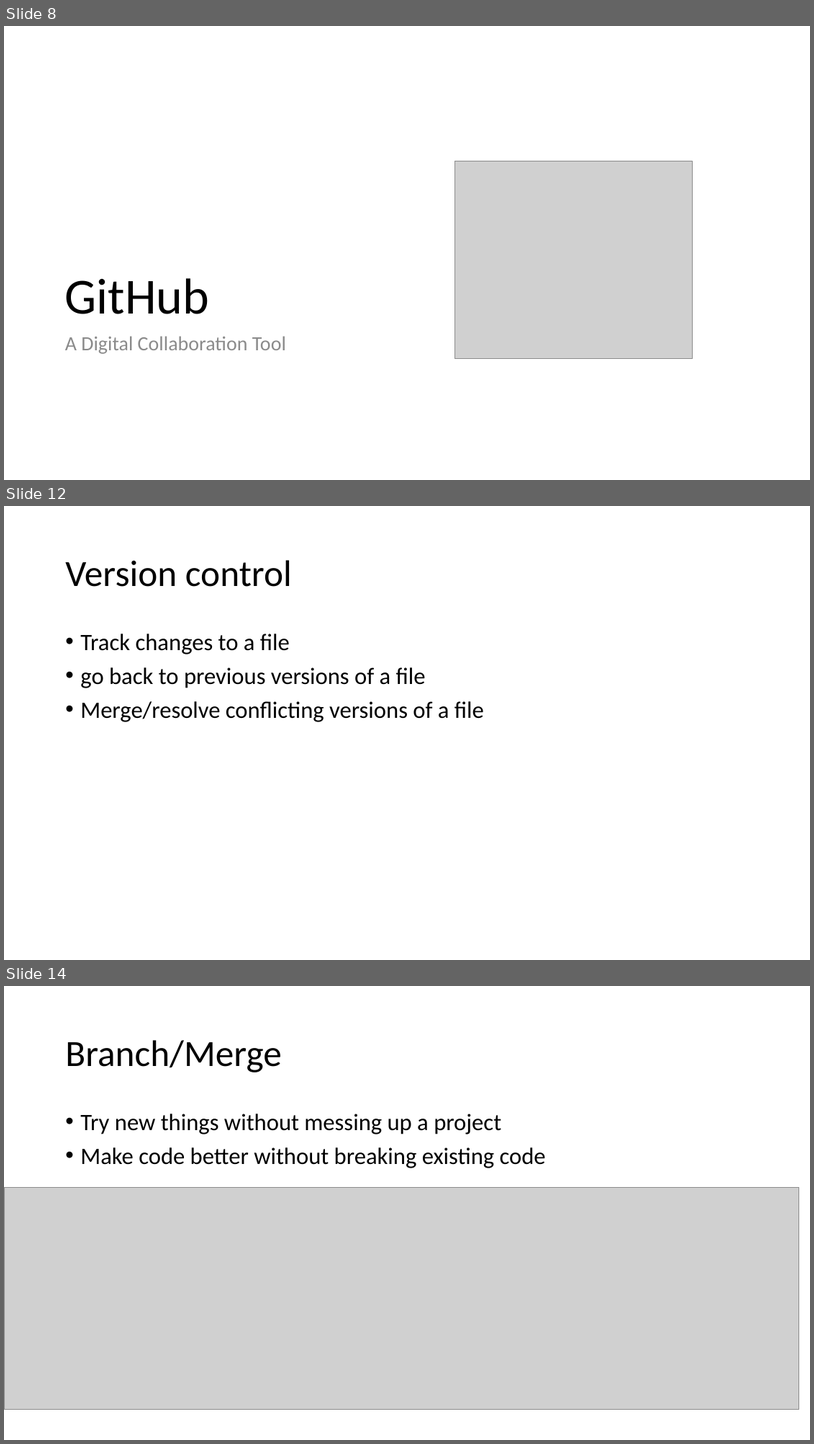
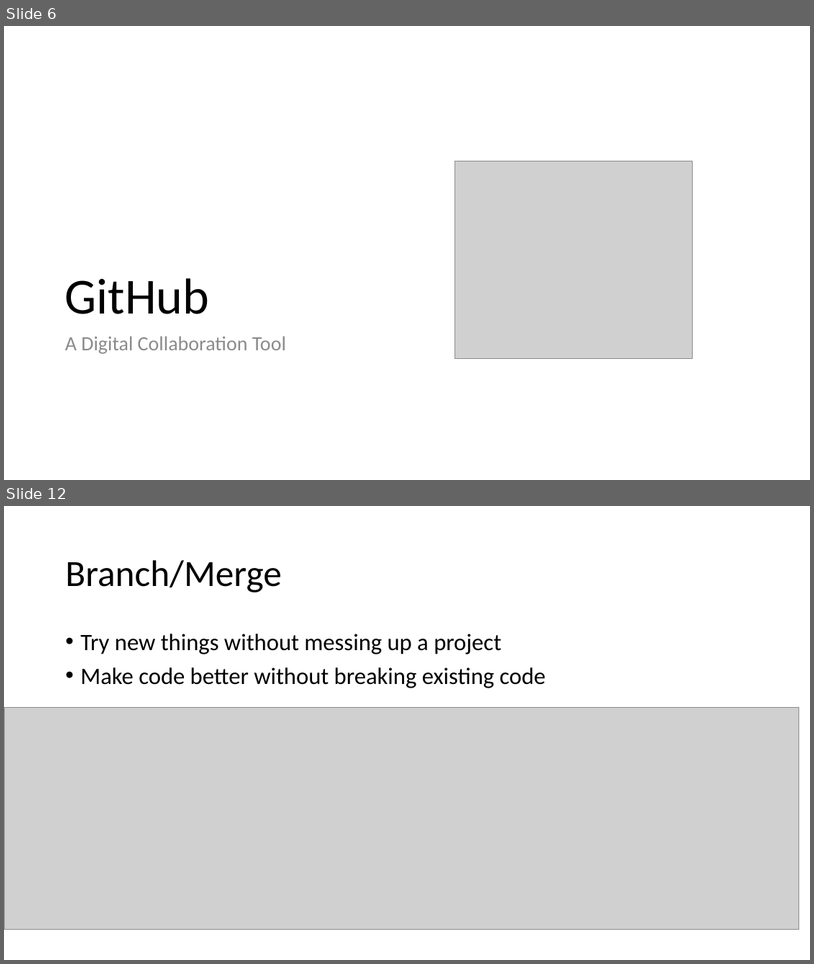
Before and after one commit to ReproducibleQM/n_commandments, a slide deck: pres_deck.pptx. Shown one above the other, each under a label of ours: slides 8, 12 and 14 before the commit, slides 6 and 12 after it; the slides between them are not shown. The pictures are 814x1444 and 814x964 pixels, drawn with LibreOffice and Linux fonts; fonts in the diff are those of the drawing; grey boxes stand for pictures. Boxes give left, top, right and bottom in pixels: in the first picture for what was removed or moved away, otherwise in the second. Text is boxed around its words. In the diff, an @@ line names an element or a change of style, - is before the commit and + after.

```diff
--- a/pres_deck.pptx
+++ b/pres_deck.pptx
@@ slide 12 removed at (x1=4, y1=506, x2=810, y2=960), background #FFFFFF @@
@@ title removed at (x1=65, y1=560, x2=292, y2=587) @@
-Version control
@@ text removed at (x1=80, y1=633, x2=484, y2=722) @@
-• Track changes to a file
-• go back to previous versions of a file
-• Merge/resolve conflicting versions of a file
@@ what was slide 8 is now slide 6 @@
@@ what was slide 14 is now slide 12 @@
```
Also in this commit, not shown: 7 slides changed, 2 slides added, 13 other slides removed.
